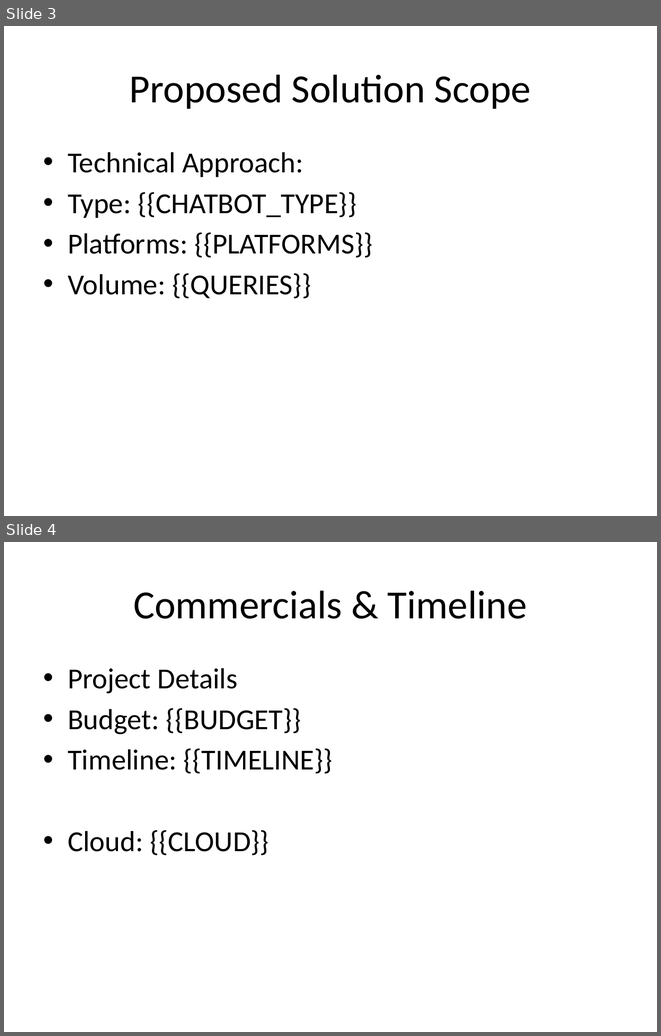
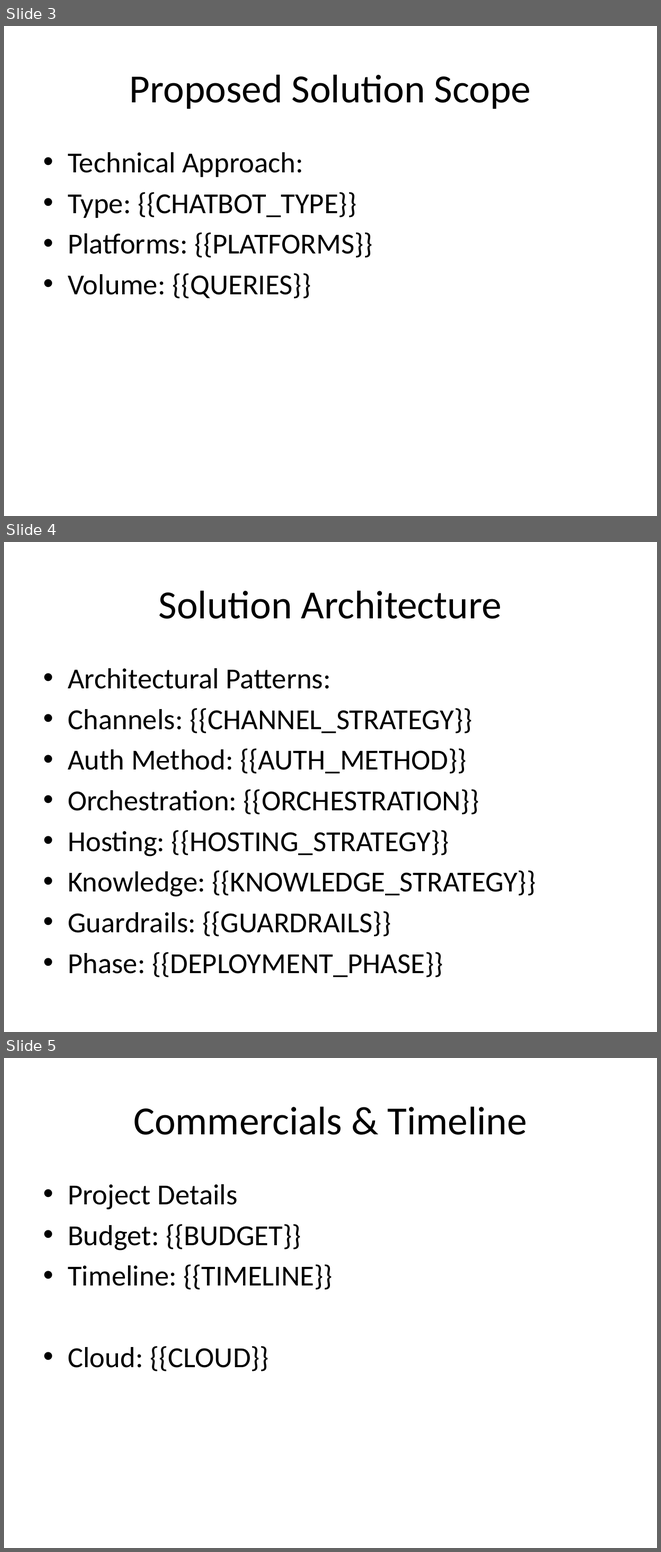
Before and after one commit to DivBell047/proposal-automation, a slide deck: templates/chatbot.pptx. Shown one above the other, each under a label of ours: slides 3 and 4 before the commit, slides 3, 4 and 5 after it. The pictures are 661x1036 and 661x1552 pixels, drawn with LibreOffice and Linux fonts; fonts in the diff are those of the drawing. Boxes give left, top, right and bottom in pixels: in the first picture for what was removed or moved away, otherwise in the second. Text is boxed around its words. In the diff, an @@ line names an element or a change of style, - is before the commit and + after.

```diff
--- a/templates/chatbot.pptx
+++ b/templates/chatbot.pptx
@@ slide 4 added at [4,542,657,1032], background #FFFFFF @@
@@ title added at [159,590,502,619], 44 pt, text #000000 @@
+Solution Architecture
@@ text added at [68,668,536,977], 32 pt, text #000000 @@
+• Architectural Patterns:
+• Channels: {{CHANNEL_STRATEGY}}
+• Auth Method: {{AUTH_METHOD}}
+• Orchestration: {{ORCHESTRATION}}
+• Hosting: {{HOSTING_STRATEGY}}
+• Knowledge: {{KNOWLEDGE_STRATEGY}}
+• Guardrails: {{GUARDRAILS}}
+• Phase: {{DEPLOYMENT_PHASE}}
@@ what was slide 4 is now slide 5 @@
```
Also in this commit, not shown: 4 other files.
